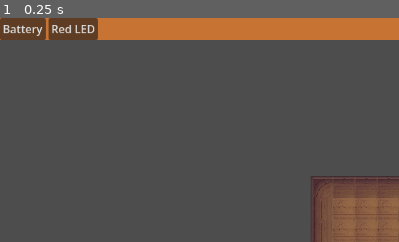
Above: before the commit, frame 1.
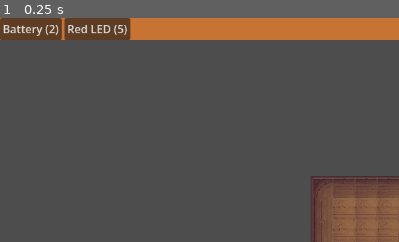
Above: after the commit, the same moment.

Repository: DootMario/proiectITFest
Game: Godot game, scene res://scenes/game.tscn
Two runs of this game, one before a commit and one after it. Both use one fixed random seed, a clock stepped at 60 frames per second and the inputs below.
Inputs:
- Up to frame 1 (0.25 s): no input
The pictures show only the part of the screen within x 0-50%, y 0-50%; the shares and areas given below are measured in that part.

The runs differ from the first frame. In frame 1, 1.3% of the frame differs, in the area x 11-33%, y 0-10%.

Commit message:
finished inventory

Diff:
--- a/proiect-it-fest/scripts/base_component.gd
+++ b/proiect-it-fest/scripts/base_component.gd
@@ -92,6 +92,9 @@
 			wire.update_wire()
 
 func _on_input_event(viewport: Node, event: InputEvent, shape_id: int) -> void:
+	if event is InputEventMouseButton and event.button_index == MOUSE_BUTTON_RIGHT and event.pressed:
+		_put_back_in_inventory()
+		return # Stop processing further inputs for this click
 	if event is InputEventMouseButton and event.button_index == MOUSE_BUTTON_LEFT:
 		var mouse_pos = get_global_mouse_position()
 
@@ -136,3 +139,25 @@
 
 func is_busy() -> bool:
 	return dragging or wiring
+
+func _put_back_in_inventory() -> void:
+	# 1. Tell the level to add the item back to the UI
+	if has_meta("scene_path"):
+		var scene_path = get_meta("scene_path")
+		get_tree().call_group("level", "return_item", scene_path)
+
+	# 2. Clean up any dangling wires connected to this component
+	_remove_connected_wires()
+
+	# 3. Trigger a circuit evaluation before we delete ourselves
+	if CircuitManager.has_method("evaluate_circuits"):
+		CircuitManager.evaluate_circuits()
+
+	# 4. Remove the component from the board
+	queue_free()
+
+func _remove_connected_wires() -> void:
+	for wire in get_tree().get_nodes_in_group("wires"):
+		# Check if either end of the wire is connected to our terminals
+		if wire.term_a in [terminal_left, terminal_right] or wire.term_b in [terminal_left, terminal_right]:
+			wire.queue_free()
--- a/proiect-it-fest/scripts/level.gd
+++ b/proiect-it-fest/scripts/level.gd
@@ -1,10 +1,14 @@
 extends Node2D
 
+var items = []
+
 func _ready():
-	# Define items for this level
-	var items = [
-		{"name": "Battery", "scene": "res://scenes/sursa.tscn"},
-		{"name": "Red LED", "scene": "res://scenes/red_led.tscn"}
+	# NEW: Add this level to a group so components can easily find it
+	add_to_group("level")
+
+	items = [
+		{"name": "Battery", "scene": "res://scenes/sursa.tscn", "count": 2},
+		{"name": "Red LED", "scene": "res://scenes/red_led.tscn", "count": 5}
 	]
 	$InventoryBar.set_items(items)
 
@@ -13,14 +17,39 @@
 		if GameState.selected_scene_path == "":
 			return
 
+		var current_item = null
+		for item in items:
+			if item.get("scene") == GameState.selected_scene_path:
+				current_item = item
+				break
+
+		if current_item == null or current_item.get("count", 0) <= 0:
+			GameState.selected_scene_path = ""
+			return
+
 		var mouse_pos = get_global_mouse_position()
 		var scene = load(GameState.selected_scene_path)
 		if scene == null:
 			push_error("Failed to load scene: ", GameState.selected_scene_path)
 			return
+
 		var instance = scene.instantiate()
 		instance.global_position = mouse_pos
+
+		# NEW: Tag the instance with its scene path so it knows what it is later
+		instance.set_meta("scene_path", GameState.selected_scene_path)
+
 		add_child(instance)
 
-		# Optional: deselect after placing one item
+		current_item["count"] -= 1
+		$InventoryBar.refresh_slots()
+
 		GameState.selected_scene_path = ""
+
+# NEW: Function that components will call when they are right-clicked
+func return_item(scene_path: String) -> void:
+	for item in items:
+		if item.get("scene") == scene_path:
+			item["count"] += 1
+			$InventoryBar.refresh_slots()
+			break
--- a/proiect-it-fest/ui/inventory_bar.gd
+++ b/proiect-it-fest/ui/inventory_bar.gd
@@ -17,3 +17,11 @@
 		var slot = slot_scene.instantiate()
 		slot.setup(item)
 		slot_container.add_child(slot)
+
+# 1. New function to loop through active slots and update them
+func refresh_slots() -> void:
+	if slot_container == null:
+		return
+	for child in slot_container.get_children():
+		if child.has_method("refresh"):
+			child.refresh()
--- a/proiect-it-fest/ui/inventory_slot.gd
+++ b/proiect-it-fest/ui/inventory_slot.gd
@@ -4,10 +4,19 @@
 
 func setup(data: Dictionary):
 	item_data = data
-	text = data.get("name", "Item")
+	refresh() # Call refresh here instead of manually setting text
 	pressed.connect(_on_pressed)
 
+# 1. New function to update text and disabled state
+func refresh():
+	var count = item_data.get("count", 0)
+	text = item_data.get("name", "Item") + " (" + str(count) + ")"
+	disabled = (count <= 0)
+
 func _on_pressed():
+	if disabled:
+		return # Failsafe
+
 	var scene_path = item_data.get("scene", "")
 	if GameState.selected_scene_path == scene_path:
 		# Deselect if already selected
